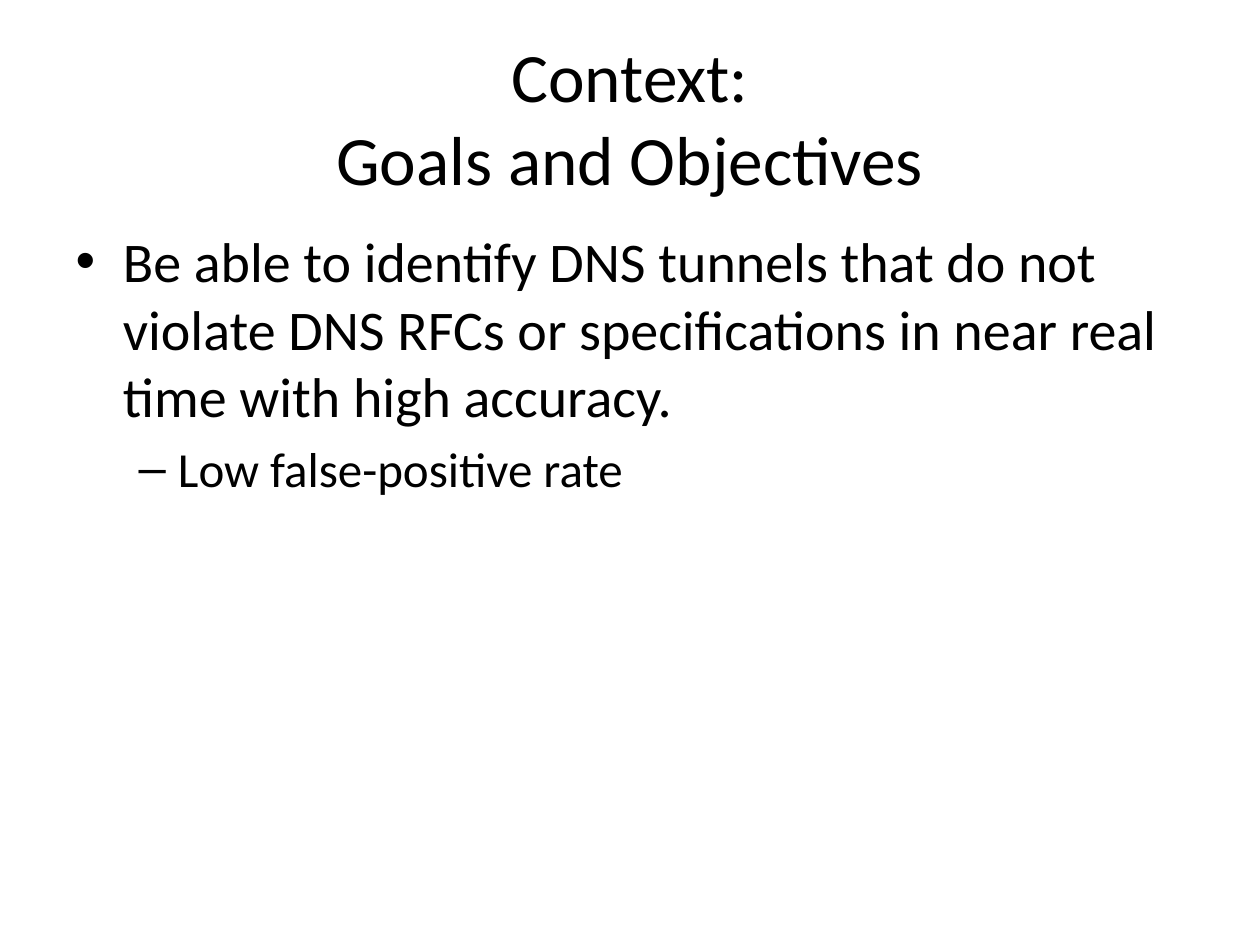
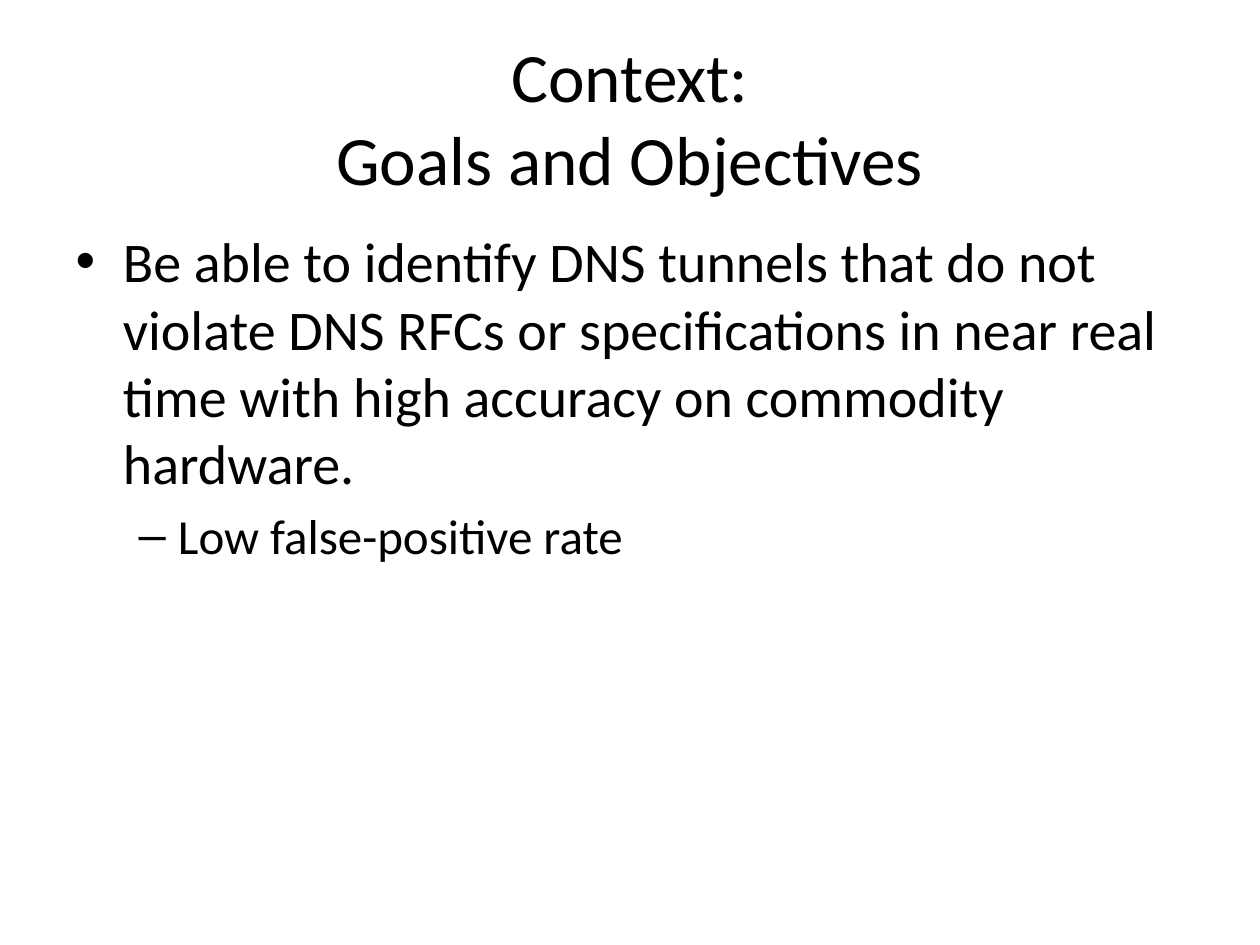
Before and after one commit to Riebart/MSc-Thesis, a slide deck: slide 3 of Defense.pptx. Drawn at 1260x945 pixels with LibreOffice and Linux fonts; fonts in the diff are those of the drawing. Boxes give left, top, right and bottom in pixels: in the first picture for what was removed or moved away, otherwise in the second. Text is boxed around its words. In the diff, an @@ line names an element or a change of style, - is before the commit and + after.

```diff
--- a/Defense.pptx
+++ b/Defense.pptx
@@ text at (123, 243, 1156, 485): text changed @@
-• Be able to identify DNS tunnels that do not violate DNS RFCs or specifications in near real time with high accuracy.
+• Be able to identify DNS tunnels that do not violate DNS RFCs or specifications in near real time with high accuracy on commodity hardware.
```
Also in this commit, not shown: 1 other file.
